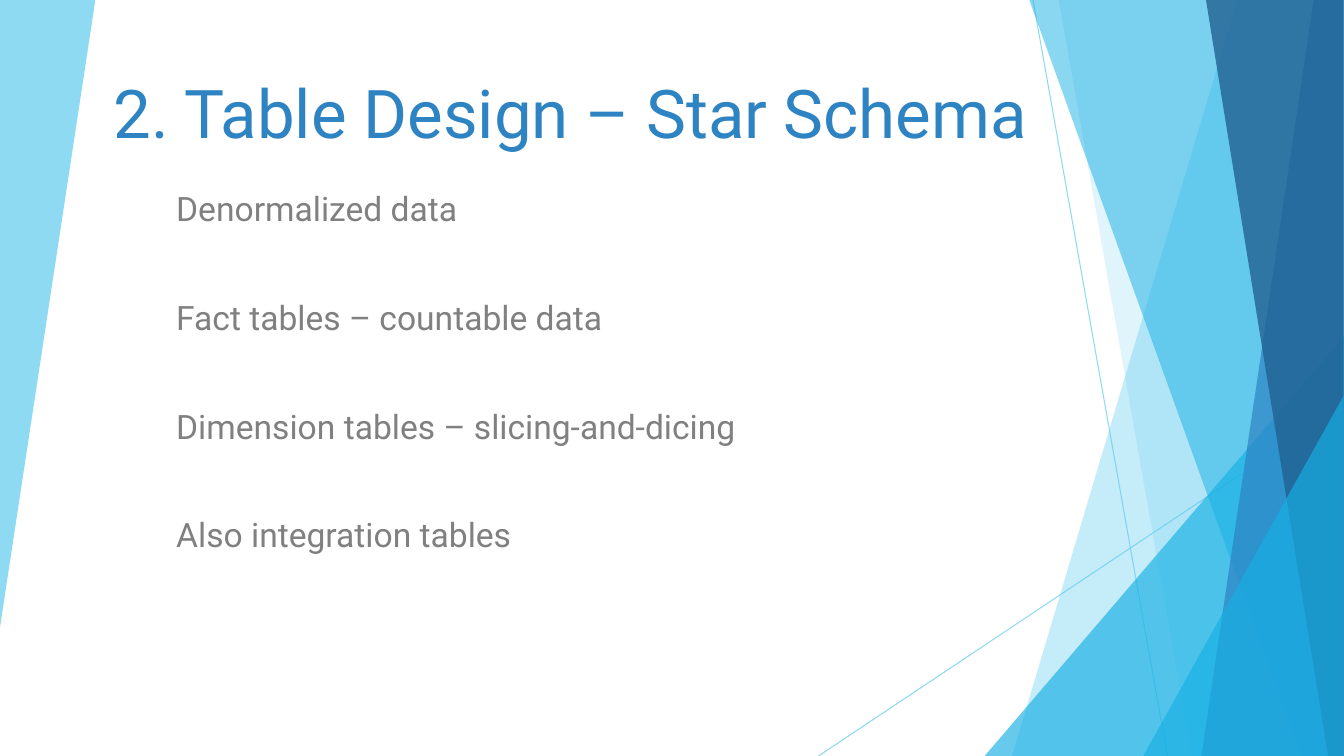
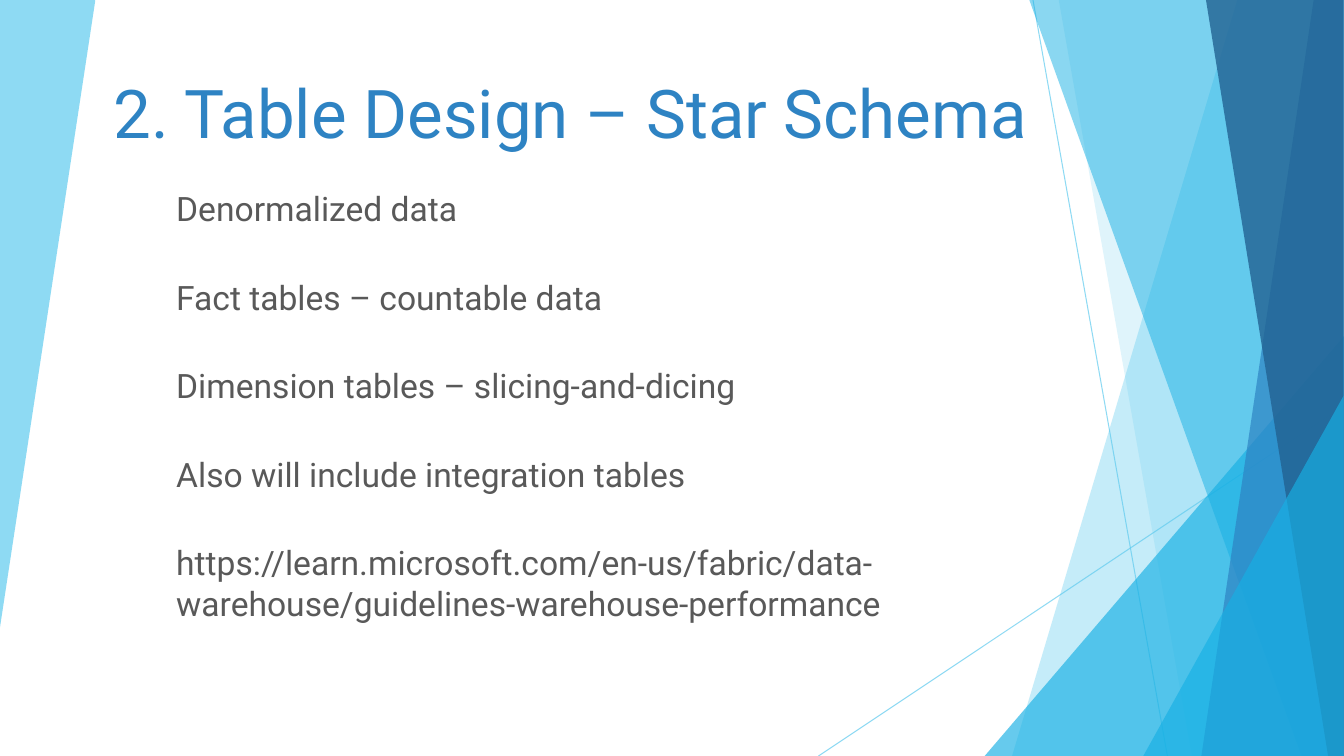
Before and after one commit to DrJekyll325/Presentations, a slide deck: slide 8 of Microsoft Fabric/Tips and Tricks for Microsoft Fabric Data Warehouse/20250717 - Nashville Power BI User Group - Tips and Tricks for Microsoft Fabric Data Warehouse.pptx. Drawn at 1344x756 pixels with LibreOffice and Linux fonts; fonts in the diff are those of the drawing. Boxes give left, top, right and bottom in pixels: in the first picture for what was removed or moved away, otherwise in the second. Text is boxed around its words. In the diff, an @@ line names an element or a change of style, - is before the commit and + after.

```diff
--- a/Microsoft Fabric/Tips and Tricks for Microsoft Fabric Data Warehouse/20250717 - Nashville Power BI User Group - Tips and Tricks for Microsoft Fabric Data Warehouse.pptx
+++ b/Microsoft Fabric/Tips and Tricks for Microsoft Fabric Data Warehouse/20250717 - Nashville Power BI User Group - Tips and Tricks for Microsoft Fabric Data Warehouse.pptx
@@ subtitle at <box>176,196,735,405</box>: text colour #808080 to #595959 in "Denormalized data", "Fact tables – countable data", "Dimension tables – slicing-and-dicing" @@
@@ subtitle at <box>176,462,880,623</box>: text changed; text colour #808080 to #595959 @@
-Also integration tables
+Also will include integration tables
+https://learn.microsoft.com/en-us/fabric/data-warehouse/guidelines-warehouse-performance
```
Also in this commit, not shown: 19 other slides changed, 3 slides added, 1 slide removed.
